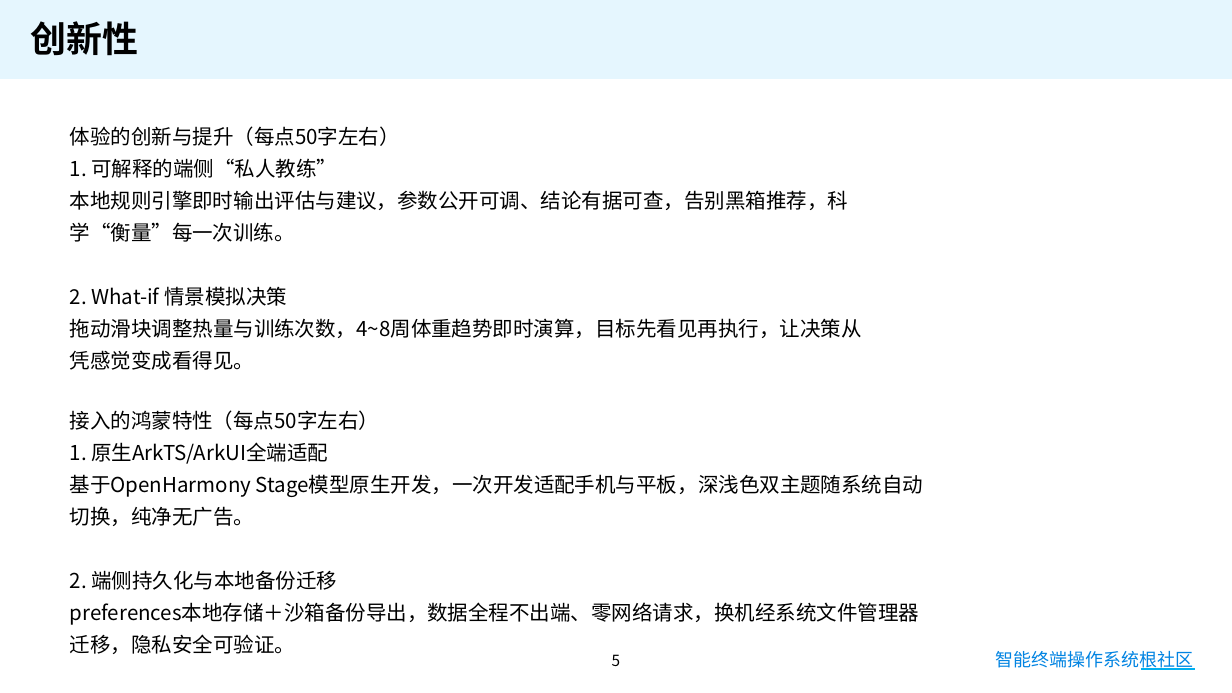
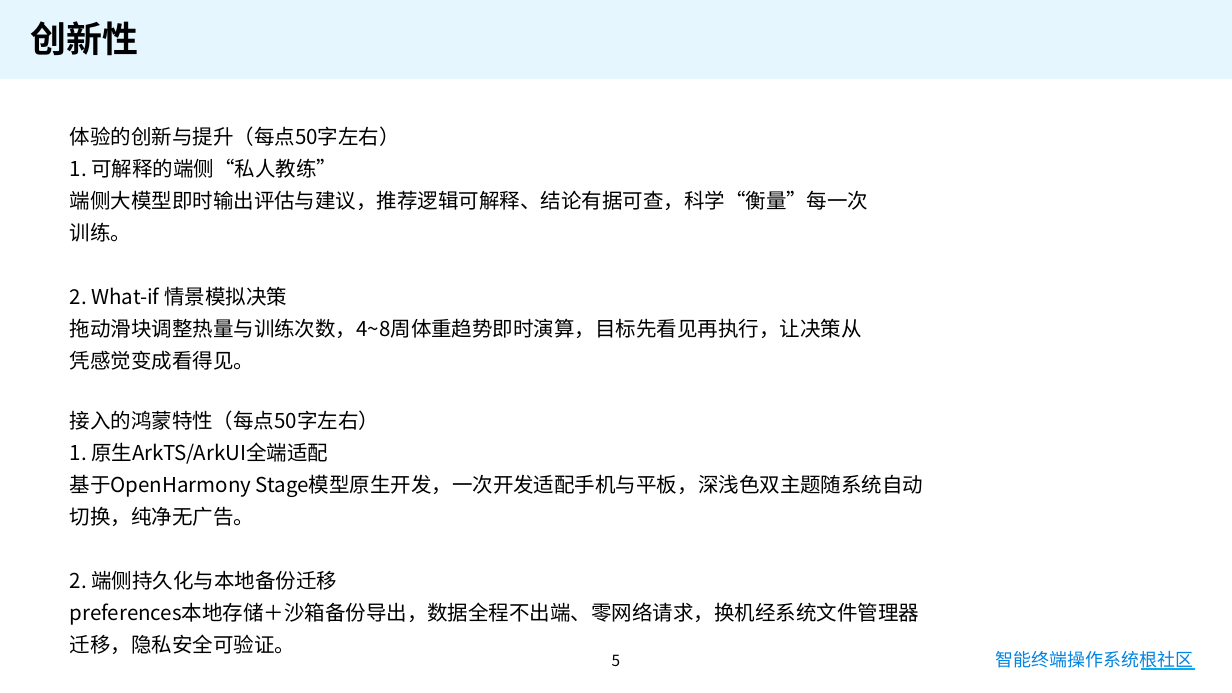
Before and after one commit to infinty420/SportHealthAgent, a slide deck: slide 5 of 提交材料/衡练_OH大赛提交PPT_内嵌演示视频.pptx. Drawn at 1232x693 pixels with LibreOffice and Linux fonts; fonts in the diff are those of the drawing; background and template pictures are left out. Boxes give left, top, right and bottom in pixels: in the first picture for what was removed or moved away, otherwise in the second. Text is boxed around its words. In the diff, an @@ line names an element or a change of style, - is before the commit and + after.

```diff
--- a/提交材料/衡练_OH大赛提交PPT_内嵌演示视频.pptx
+++ b/提交材料/衡练_OH大赛提交PPT_内嵌演示视频.pptx
@@ text at <box>70,190,869,242</box>: text changed @@
-本地规则引擎即时输出评估与建议，参数公开可调、结论有据可查，告别黑箱推荐，科学“衡量”每一次训练。
+端侧大模型即时输出评估与建议，推荐逻辑可解释、结论有据可查，科学“衡量”每一次训练。
```
Also in this commit, not shown: 2 other slides changed, 2 other files.
